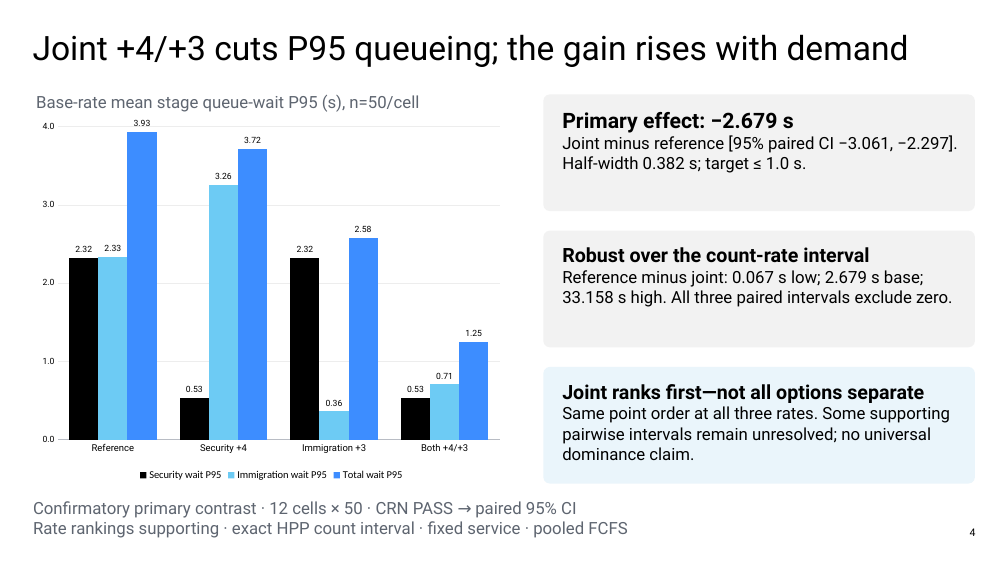
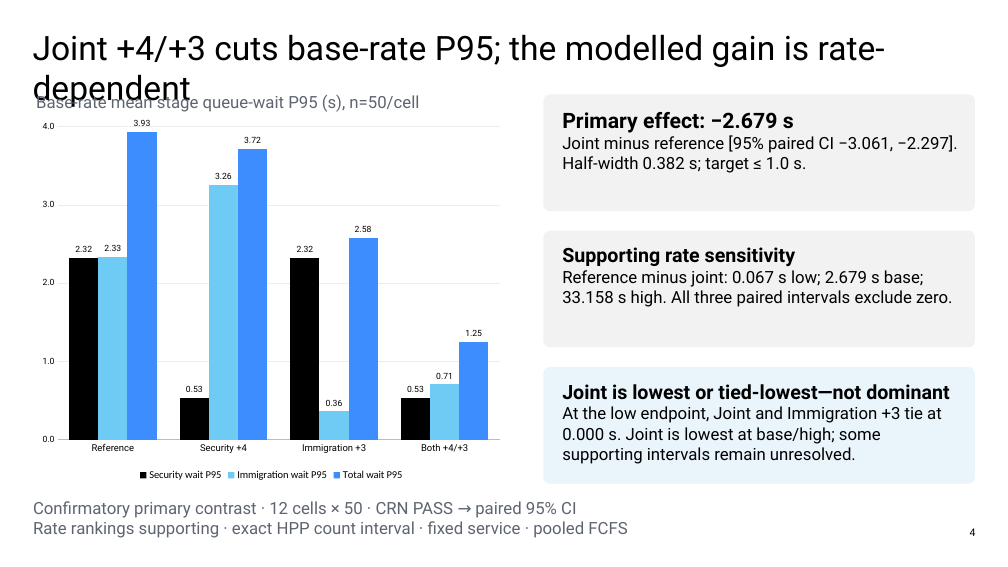
Before and after one commit to wangyu211/htx-checkpoint-simulation, a slide deck: slide 4 of slides/HTX_Task4_Operational_Insights.pptx. Drawn at 1008x567 pixels with LibreOffice and Linux fonts; fonts in the diff are those of the drawing. Boxes give left, top, right and bottom in pixels: in the first picture for what was removed or moved away, otherwise in the second. Text is boxed around its words. In the diff, an @@ line names an element or a change of style, - is before the commit and + after.

Commit message:
correct tie-aware ranking and final claims

```diff
--- a/slides/HTX_Task4_Operational_Insights.pptx
+++ b/slides/HTX_Task4_Operational_Insights.pptx
@@ text at [33,34,885,109]: text changed @@
-Joint +4/+3 cuts P95 queueing; the gain rises with demand
+Joint +4/+3 cuts base-rate P95; the modelled gain is rate-dependent
@@ text at [562,247,795,266]: text changed @@
-Robust over the count-rate interval
+Supporting rate sensitivity
@@ text at [562,384,950,464]: text changed @@
-Joint ranks first—not all options separate
-Same point order at all three rates. Some supporting pairwise intervals remain unresolved; no universal dominance claim.
+Joint is lowest or tied-lowest—not dominant
+At the low endpoint, Joint and Immigration +3 tie at 0.000 s. Joint is lowest at base/high; some supporting intervals remain unresolved.
```
Also in this commit, not shown: 1 other slide changed, 13 other files.
